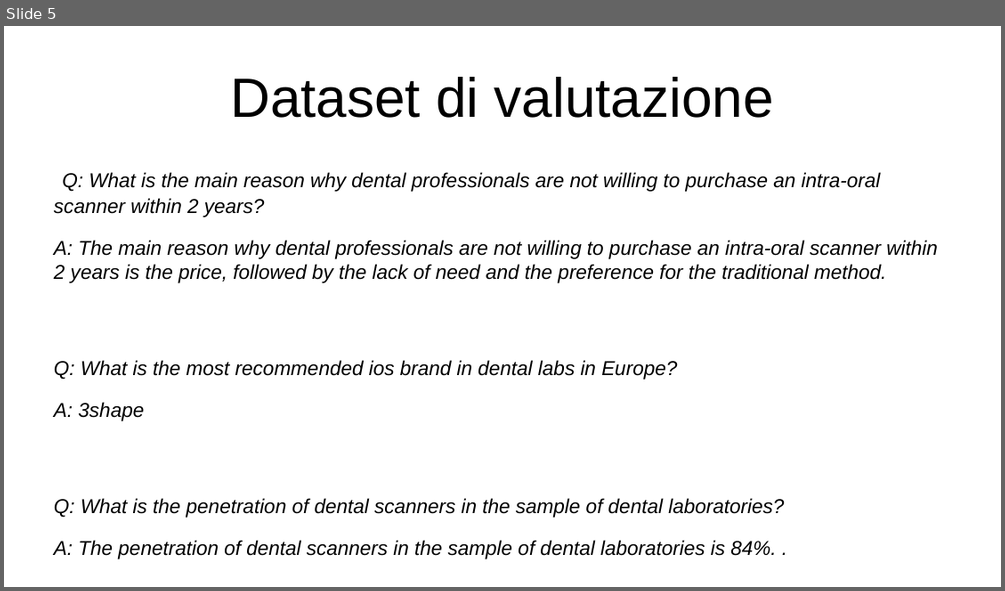
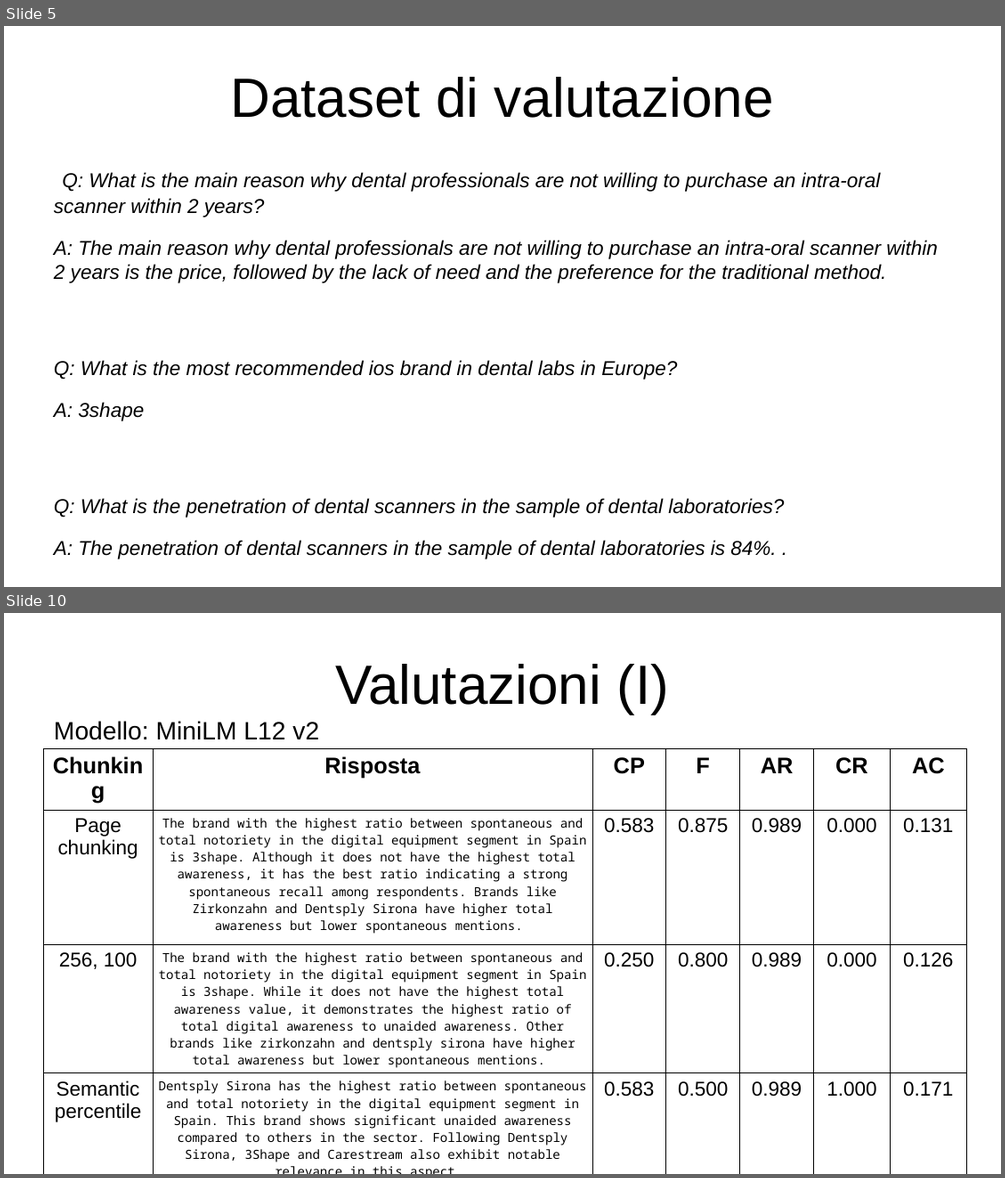
Before and after one commit to PietroNoto/Tesi, a slide deck: Appunti/Bozza presentazione keystone novembre.odp. Shown one above the other, each under a label of ours: slide 5 before the commit, slides 5 and 10 after it; the slides between them are not shown. The pictures are 1005x591 and 1005x1178 pixels, drawn with LibreOffice and Linux fonts; fonts in the diff are those of the drawing. Boxes give left, top, right and bottom in pixels: in the first picture for what was removed or moved away, otherwise in the second. Text is boxed around its words. In the diff, an @@ line names an element or a change of style, - is before the commit and + after.

```diff
--- a/Appunti/Bozza presentazione keystone novembre.odp
+++ b/Appunti/Bozza presentazione keystone novembre.odp
@@ slide 10 added at bbox=[4, 613, 1001, 1174], background #FFFFFF @@
@@ title added at bbox=[335, 664, 669, 714], 44 pt, text #000000 @@
+Valutazioni (I)
@@ text added at bbox=[54, 721, 319, 740], 20 pt, text #000000 @@
+Modello: MiniLM L12 v2
@@ table added at bbox=[44, 748, 968, 1169], 4 rows, 7 columns @@
+Chunking | Risposta | CP | F | AR | CR | AC
+Page chunking | The brand with the highest ratio between spontaneous and total notoriety in the digital equipment segment in Spain is 3shape. Although it does not have the highest total awareness, it has the best ratio indicating a strong spontaneous recall among respondents. Brands like Zirkonzahn and Dentsply Sirona have higher total awareness but lower spontaneous mentions. | 0.583 | 0.875 | 0.989 | 0.000 | 0.131
+256, 100 | The brand with the highest ratio between spontaneous and total notoriety in the digital equipment segment in Spain is 3shape. While it does not have the highest total awareness value, it demonstrates the highest ratio of total digital awareness to unaided awareness. Other brands like zirkonzahn and dentsply sirona have higher total awareness but lower spontaneous mentions. | 0.250 | 0.800 | 0.989 | 0.000 | 0.126
+Semantic percentile | Dentsply Sirona has the highest ratio between spontaneous and total notoriety in the digital equipment segment in Spain. This brand shows significant unaided awareness compared to others in the sector. Following Dentsply Sirona, 3Shape and Carestream also exhibit notable relevance in this aspect. | 0.583 | 0.500 | 0.989 | 1.000 | 0.171
```
Also in this commit, not shown: 2 slides changed, 7 other slides added, 3 other files.
